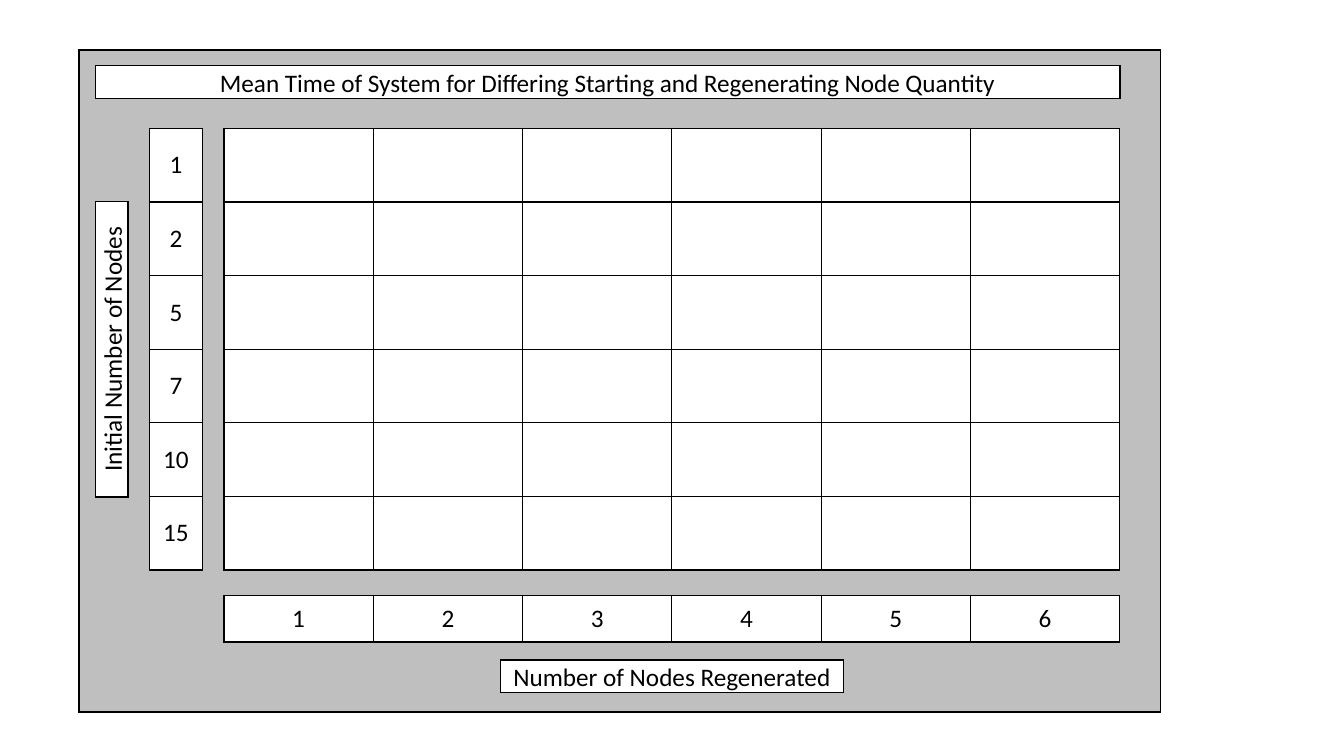
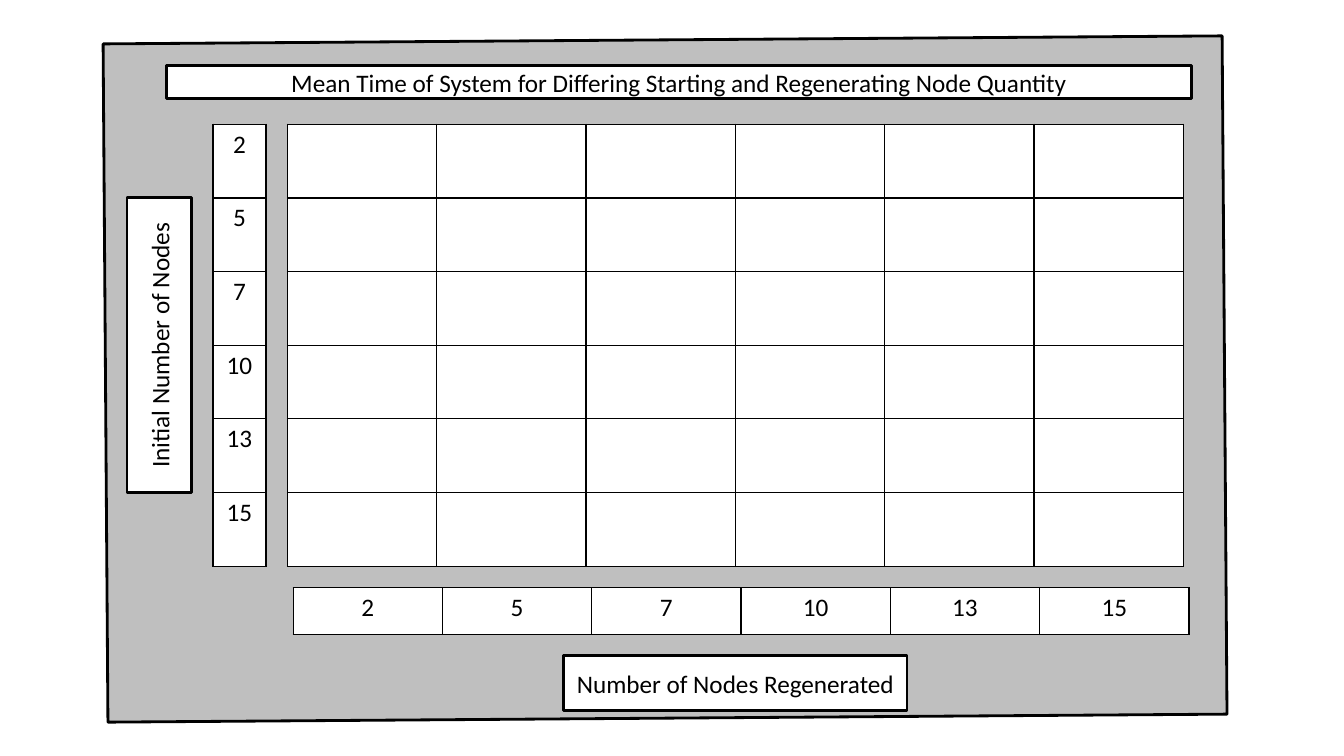
Before and after one commit to Jisha-George/AutonomousRoboticSystem, a slide deck: slide 1 of Test.pptx. Drawn at 1344x756 pixels with LibreOffice and Linux fonts; fonts in the diff are those of the drawing. Boxes give left, top, right and bottom in pixels: in the first picture for what was removed or moved away, otherwise in the second. Text is boxed around its words. In the diff, an @@ line names an element or a change of style, - is before the commit and + after.

```diff
--- a/Test.pptx
+++ b/Test.pptx
@@ rectangle at box(104, 36, 1227, 723): outline #000000 1 pt to #000000 2 pt; rotation 0 to 359 degrees @@
@@ rectangle "Mean Time of System for ...": place and size @@
-rectangle "Mean Time of System for ..." at box(96, 66, 1121, 98)
+rectangle "Mean Time of System for ..." at box(166, 66, 1191, 98)
@@ table at box(213, 124, 266, 566) @@
-row 1: 1
+row 5: 13
@@ borders changed @@
@@ table: place and size @@
-table at box(149, 128, 203, 570)
+table at box(213, 124, 266, 566)
@@ table: place and size @@
-table at box(224, 128, 1119, 570)
+table at box(287, 124, 1183, 566)
@@ table at box(287, 124, 1183, 566) @@
@@ borders changed @@
@@ rectangle "Initial Number of Nodes": place and size @@
-rectangle "Initial Number of Nodes" at box(95, 201, 128, 497)
+rectangle "Initial Number of Nodes" at box(128, 198, 192, 494)
@@ table at box(293, 588, 1189, 634) @@
-row 1: 1 | 2 | 3 | 4 | 5 | 6
+row 1: 2 | 5 | 7 | 10 | 13 | 15
@@ borders changed @@
@@ table: place and size @@
-table at box(224, 595, 1119, 642)
+table at box(293, 588, 1189, 634)
@@ outline #000000 1 pt to #000000 2 pt in 3 elements at box(166, 66, 1191, 98), box(128, 198, 192, 494), box(564, 656, 907, 711) @@
@@ rectangle "Number of Nodes Regenerated": place and size @@
-rectangle "Number of Nodes Regenerated" at box(500, 660, 844, 693)
+rectangle "Number of Nodes Regenerated" at box(564, 656, 907, 711)
```
Also in this commit, not shown: 11 slides added, 1 other file.
